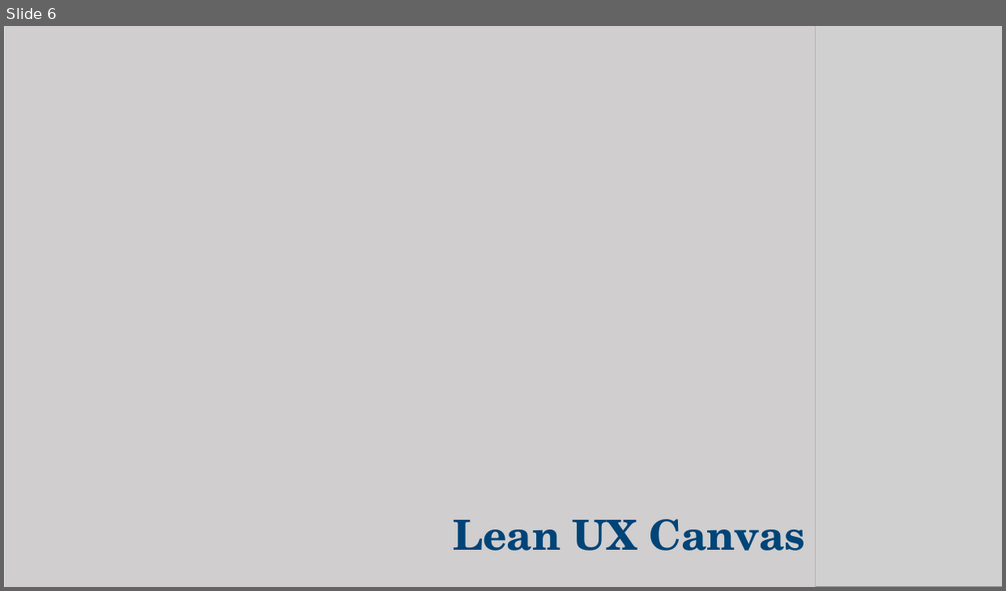
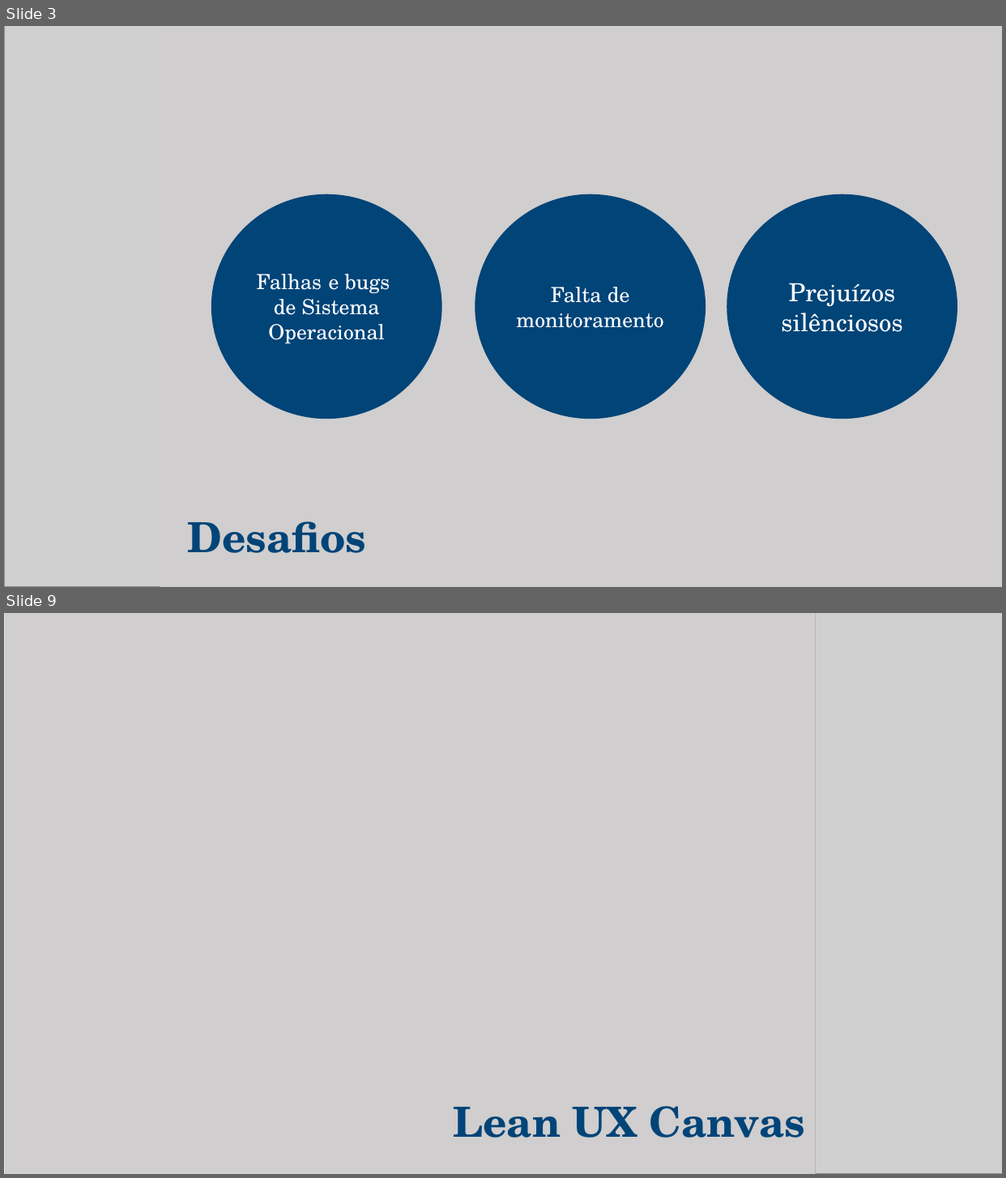
Before and after one commit to Nicolas-Gonzaga/ekranSystem, a slide deck: Gabriela/Documentação/Modelo de Apresentação - eKran 1.pptx. Shown one above the other, each under a label of ours: slide 6 before the commit, slides 3 and 9 after it; the slides between them are not shown. The pictures are 1006x591 and 1006x1178 pixels, drawn with LibreOffice and Linux fonts; fonts in the diff are those of the drawing; grey boxes stand for pictures. Boxes give left, top, right and bottom in pixels: in the first picture for what was removed or moved away, otherwise in the second. Text is boxed around its words. In the diff, an @@ line names an element or a change of style, - is before the commit and + after.

```diff
--- a/Gabriela/Documentação/Modelo de Apresentação - eKran 1.pptx
+++ b/Gabriela/Documentação/Modelo de Apresentação - eKran 1.pptx
@@ slide 3 added at (4,26,1002,587), background #FFFFFF @@
@@ picture added at (4,26,169,587) @@
@@ rectangle added at (160,26,1002,587), fill #D0CECE @@
@@ ellipse added at (211,194,442,419), fill #004478, 20 pt, text #FFFFFF @@
+Falhas e bugs
+de Sistema Operacional
@@ ellipse added at (475,194,705,419), fill #004478, 20 pt, text #FFFFFF @@
+Falta de monitoramento
@@ ellipse added at (727,194,957,419), fill #004478, 24 pt, text #FFFFFF @@
+Prejuízos silênciosos
@@ text added at (187,522,366,553), 40 pt, text #004478, bold @@
+Desafios
@@ what was slide 6 is now slide 9 @@
```
Also in this commit, not shown: 6 slides changed, 5 other slides added, 4 slides removed.
